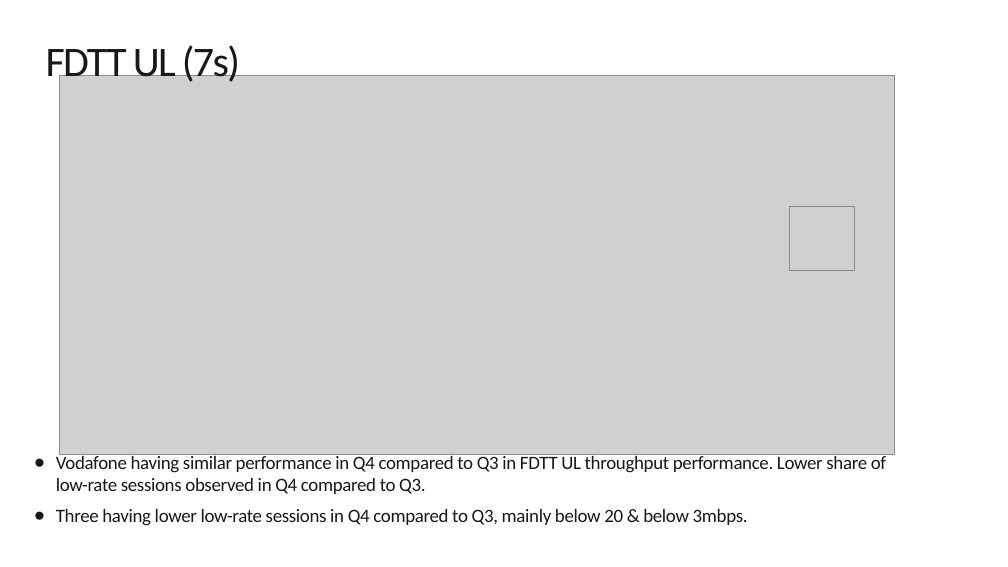
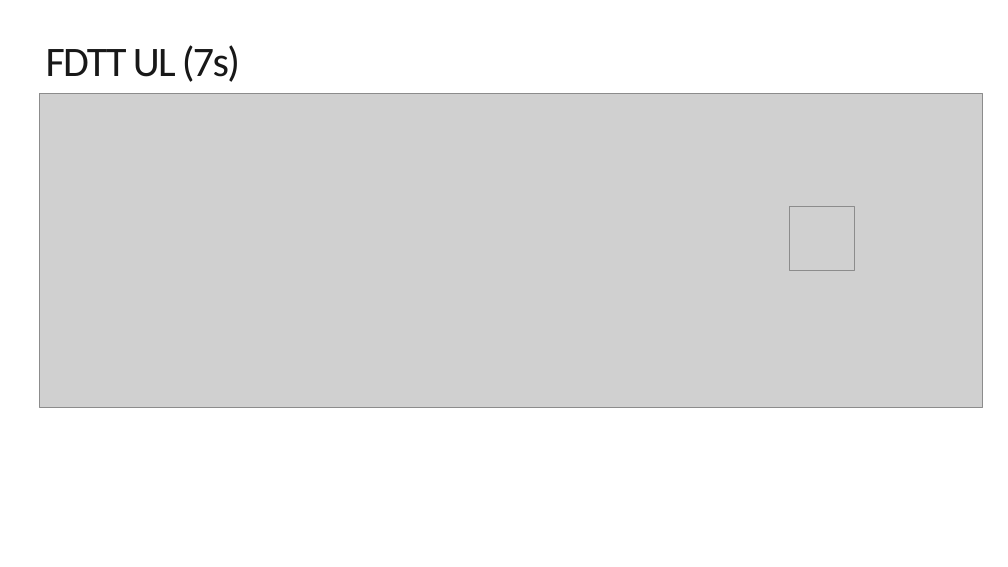
Before and after one commit to jaimetur/DashboardAnalytic, a slide deck: slide 17 of assets/templates/Template_CDR_NSA_analysis.pptx. Drawn at 1008x567 pixels with LibreOffice and Linux fonts; fonts in the diff are those of the drawing; grey boxes stand for pictures; background and template pictures are left out. Boxes give left, top, right and bottom in pixels: in the first picture for what was removed or moved away, otherwise in the second. Text is boxed around its words. In the diff, an @@ line names an element or a change of style, - is before the commit and + after.

```diff
--- a/assets/templates/Template_CDR_NSA_analysis.pptx
+++ b/assets/templates/Template_CDR_NSA_analysis.pptx
@@ picture: place and size @@
-picture at (60, 75, 895, 454)
+picture at (39, 93, 982, 408)
@@ text removed at (56, 453, 886, 526) @@
-● Vodafone having similar performance in Q4 compared to Q3 in FDTT UL throughput performance. Lower share of low-rate sessions observed in Q4 compared to Q3.
-● Three having lower low-rate sessions in Q4 compared to Q3, mainly below 20 & below 3mbps.
```
Also in this commit, not shown: 8 other slides changed, 5 slides added, 5 slides removed, 1 other file.
